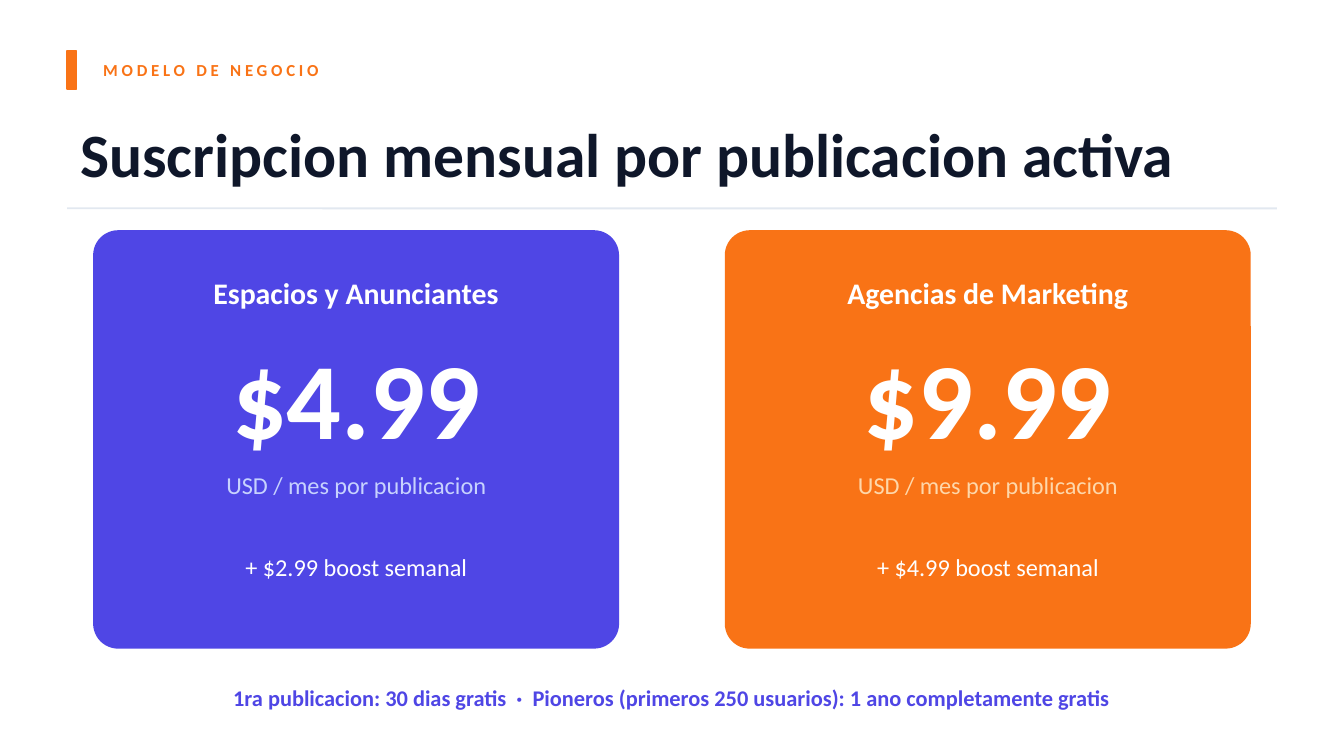
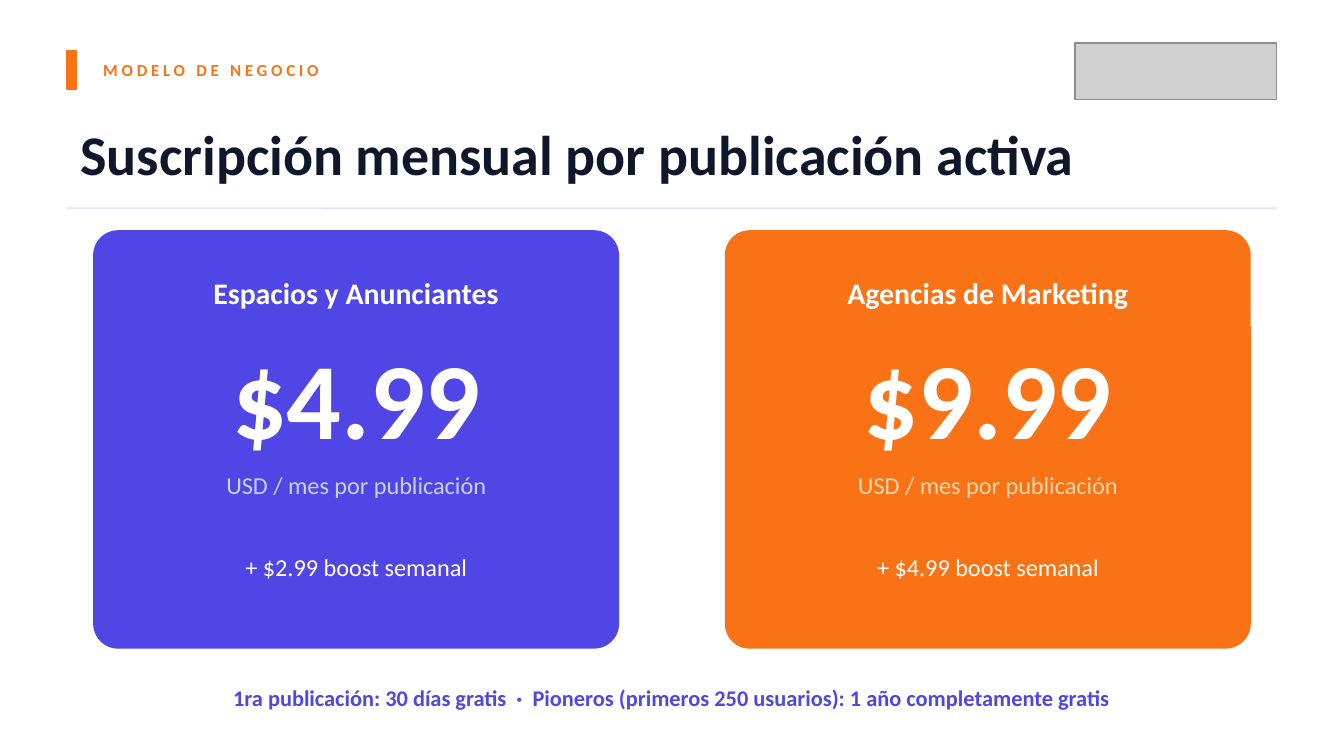
Before and after one commit to SpotU-online-org/spotu-webapp, a slide deck: slide 7 of docs/SpotU_Presentacion.pptx. Drawn at 1344x756 pixels with LibreOffice and Linux fonts; fonts in the diff are those of the drawing; grey boxes stand for pictures. Boxes give left, top, right and bottom in pixels: in the first picture for what was removed or moved away, otherwise in the second. Text is boxed around its words. In the diff, an @@ line names an element or a change of style, - is before the commit and + after.

```diff
--- a/docs/SpotU_Presentacion.pptx
+++ b/docs/SpotU_Presentacion.pptx
@@ picture added at (x1=1075, y1=43, x2=1277, y2=99) @@
@@ text at (x1=80, y1=135, x2=1074, y2=184): text changed; size 33 to 30 pt @@
-Suscripcion mensual por publicacion activa
+Suscripción mensual por publicación activa
@@ text at (x1=226, y1=477, x2=486, y2=498): text changed @@
-USD / mes por publicacion
+USD / mes por publicación
@@ text at (x1=858, y1=477, x2=1118, y2=498): text changed @@
-USD / mes por publicacion
+USD / mes por publicación
@@ text at (x1=233, y1=689, x2=1109, y2=710): text changed @@
-1ra publicacion: 30 dias gratis · Pioneros (primeros 250 usuarios): 1 ano completamente gratis
+1ra publicación: 30 días gratis · Pioneros (primeros 250 usuarios): 1 año completamente gratis
```
Also in this commit, not shown: 8 other slides changed, 4 slides added, 3 slides removed, 13 other files.
